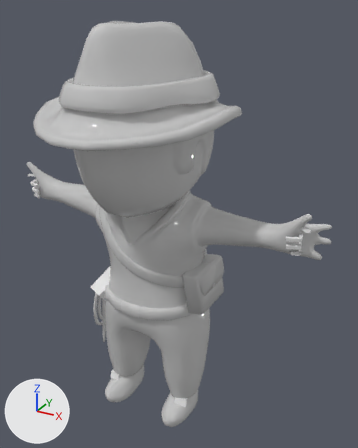
Before and after pictures for a commit that changed the FBX model Assets/Personajes/Indiana/Indiana_Base.FBX.
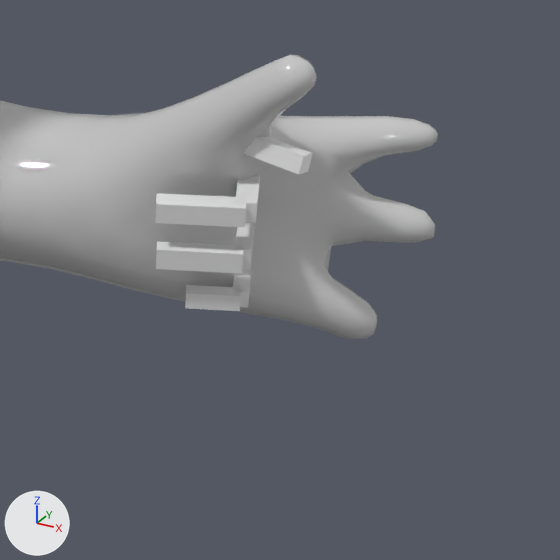
The first picture shows the older version from a 50 mm camera at (0.412, -0.638, 0.705) aimed at (0.048, 0.024, 0.374). The close-ups show both versions on the part from 73% to 98% of the width and 46% to 66% of the height of that picture; other places that the commit changed are outside them. Every picture has the same lights, and +X, +Y and +Z are marked at lower left.

The first close-up shows 'CATRigLArmDigit12', 'CATRigLArmDigit21', 'CATRigLArmDigit22', 'CATRigLArmDigit31', 'CATRigLArmDigit32', 'CATRigLArmDigit41', 'CATRigLArmDigit42', 'Object002'.
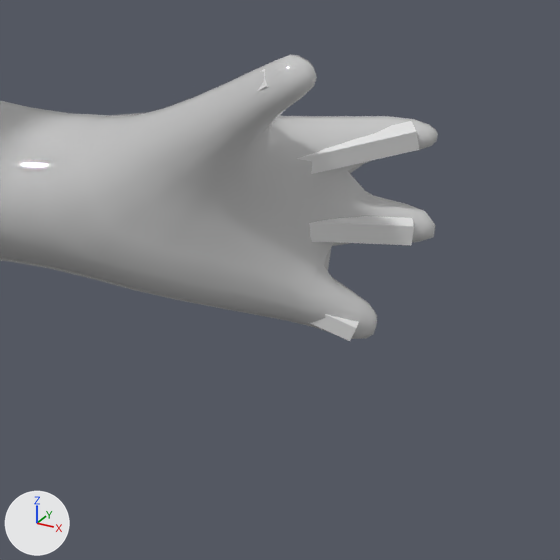
Pixel boxes [x1, y1, x2, y2] of what changed, in the close-ups (560 x 560 px):
'CATRigLArmDigit22', turned: before [155, 193, 246, 227]; after [329, 121, 419, 169]
'CATRigLArmDigit32', moved, turned: before [156, 241, 243, 274]; after [326, 216, 414, 245]
'CATRigLArmDigit42', turned, moved: before [185, 285, 241, 311]; after [308, 314, 359, 341]
'CATRigLArmDigit12', turned: before [243, 136, 313, 174]; after [258, 69, 268, 91]
'CATRigLArmDigit21', turned: before [235, 175, 260, 223]; after [297, 148, 333, 174]
'CATRigLArmDigit31', moved, turned: before [235, 222, 254, 270]; after [309, 220, 328, 242]
'CATRigLArmDigit41', moved, turned (not visible afterwards): before [233, 275, 251, 308]

The change, as a list of edits to the scene's bpy script:
```text
Change ob_catriglarmdigit21:
    ob_catriglarmdigit21.rotation_euler: (0.037, 0.109, -1.331) -> (0.114, -0.233, 0.509)  # degrees (2.1, 6.2, -76) -> degrees (6.5, -13, 29)
Change ob_catriglarmdigit12:
    ob_catriglarmdigit12.rotation_euler: (0.0, 0.0, -0.648) -> (0.0, -0.125, 0.0)  # degrees (0, 0, -37) -> degrees (0, -7.2, 0)
Change ob_catriglarmdigit42:
    ob_catriglarmdigit42.rotation_euler: (0.0, 0.0, -1.51) -> (-0.0453, -0.0392, -0.0362)  # degrees (0, 0, -87) -> degrees (-2.6, -2.2, -2.1)
Change ob_catriglarmdigit22:
    ob_catriglarmdigit22.rotation_euler: (0.0, 0.0, -1.51) -> (0.00646, -0.0529, -0.0519)  # degrees (0, 0, -87) -> degrees (0.4, -3, -3)
Change ob_catriglarmdigit31:
    ob_catriglarmdigit31.location: (0.2522, 0.0208, 0.3924) -> (0.2522, 0.0208, 0.3893)
    ob_catriglarmdigit31.rotation_euler: (0.037, 0.109, -1.331) -> (0.111, -0.0697, 0.396)  # degrees (2.1, 6.2, -76) -> degrees (6.4, -4, 23)
Change ob_catriglarmdigit32:
    ob_catriglarmdigit32.rotation_euler: (0.0, 0.0, -1.51) -> (-0.00323, 0.034, -0.0513)  # degrees (0, 0, -87) -> degrees (-0.2, 1.9, -2.9)
Change ob_catriglarmdigit41:
    ob_catriglarmdigit41.location: (0.2523, 0.0222, 0.3797) -> (0.2523, 0.0222, 0.3754)
    ob_catriglarmdigit41.rotation_euler: (0.037, 0.109, -1.331) -> (0.166, 0.312, 0.132)  # degrees (2.1, 6.2, -76) -> degrees (9.5, 18, 7.6)
Change ob_catriglarmdigit11:
    ob_catriglarmdigit11.rotation_euler: (1.377, -0.583, -0.132) -> (0.878, -0.707, -0.241)  # degrees (79, -33, -7.6) -> degrees (50, -41, -14)
```
